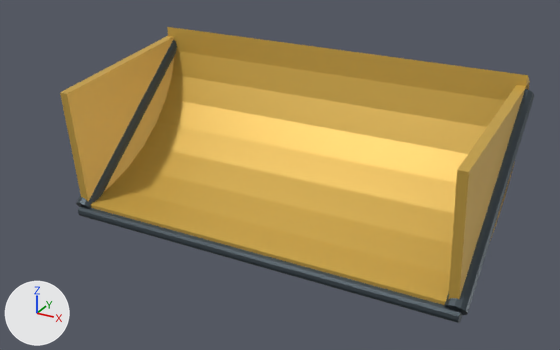
An edit to the glTF model resources/models/parts/crane_kit/grab_jaw_left.glb, drawn before and after from the same camera.
Camera for both pictures: a 50 mm camera at (1.49, -2.37, 1.02) aimed at (0.01, 0.32, -0.32). Every picture has the same lights, and +X, +Y and +Z are marked at lower left. The picture after the commit comes second. Vertices at exactly the same position are counted once.

In view in the first picture: 'grab_jaw_left'.
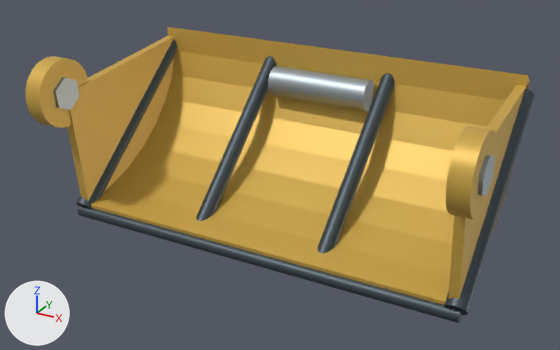
Changed parts and their boxes [x1, y1, x2, y2] in the pictures (560 x 350 px):
```json
{"object": "grab_jaw_left", "change": "reshaped", "before": [60, 27, 534, 323], "after": [25, 27, 534, 323], "on screen": "7% wider"}
{"part": 1, "of": "me_pan_001", "change": "added", "after": [25, 56, 88, 128]}
{"part": 2, "of": "me_pan_001", "change": "added", "after": [446, 126, 497, 220]}
{"part": 3, "of": "me_pan_001", "change": "added", "after": [53, 77, 80, 110]}
{"part": 4, "of": "me_pan_001", "change": "added", "after": [478, 155, 495, 196]}
{"part": 5, "of": "me_pan_001", "change": "added", "after": [268, 66, 374, 111]}
{"part": 6, "of": "me_pan_001", "change": "added", "after": [196, 56, 276, 221]}
{"part": 7, "of": "me_pan_001", "change": "added", "after": [318, 73, 395, 253]}
{"part": 8, "of": "me_pan_001", "change": "built on", "before": [76, 40, 534, 323], "after": [76, 40, 534, 323]}
```

Scene script edits in JSON lines:
```json
{"op": "add", "block": "mat_fixed_pinsteel", "code": ["mat_fixed_pinsteel = principled_material('Fixed_PinSteel')", "mat_fixed_pinsteel.base_color = (0.38, 0.43, 0.46)  # grey #a6afb5", "mat_fixed_pinsteel.metallic = 0.8", "mat_fixed_pinsteel.roughness = 0.48"]}
{"block": "me_pan_001", "where": "# used by ob_grab_jaw_left; location = (0.0, 0.0, 0.0)"}
{"op": "remove", "block": "me_pan_001", "code": "me_pan_001.from_pydata(...)  # 130 vertices, 272 faces; spans x -0.94..0.94, y 0.0..0.85, z -0.62..0.13"}
{"op": "add", "block": "me_pan_001", "code": "me_pan_001.from_pydata(...)  # 594 vertices, 1172 faces; spans x -0.96..0.96, y -0.15..0.85, z -0.62..0.15"}
{"block": "me_pan_001", "change": "me_pan_001 part 1: a new loose piece, a 32-sided cylinder along x spanning x -0.95..-0.87, y -0.149..0.149, z -0.149..0.149, in mat_warm_white_painted_steel (yellow #d4ad4d)"}
{"block": "me_pan_001", "change": "me_pan_001 part 2: a new loose piece, a 32-sided cylinder along x spanning x 0.87..0.95, y -0.149..0.149, z -0.149..0.149, in mat_warm_white_painted_steel (yellow #d4ad4d)"}
{"block": "me_pan_001", "change": "me_pan_001 part 3: a new loose piece, a 6-sided cylinder along x spanning x -0.96..-0.85, y -0.07..0.07, z -0.07..0.07, in mat_fixed_pinsteel (grey #a6afb5)"}
{"block": "me_pan_001", "change": "me_pan_001 part 4: a new loose piece, a 6-sided cylinder along x spanning x 0.85..0.96, y -0.07..0.07, z -0.07..0.07, in mat_fixed_pinsteel (grey #a6afb5)"}
{"block": "me_pan_001", "change": "me_pan_001 part 5: a new loose piece, a 32-sided cylinder along x spanning x -0.24..0.24, y 0.66..0.8, z -0.11..0.03, in mat_fixed_pinsteel (grey #a6afb5)"}
{"block": "me_pan_001", "change": "me_pan_001 part 6: a new loose piece of 64 vertices spanning x -0.34..-0.27, y 0.14..0.84, z -0.59..0.06, in mat_fixed_darksteel (greyish blue #485259)"}
{"block": "me_pan_001", "change": "me_pan_001 part 7: a new loose piece of 64 vertices spanning x 0.27..0.34, y 0.14..0.84, z -0.59..0.06, in mat_fixed_darksteel (greyish blue #485259)"}
{"block": "me_pan_001", "change": "me_pan_001 part 8"}
{"block": "me_pan_001", "change": "16 vertices are removed from x -0.93..0.93, y 0.04..0.82, z -0.59..0.07"}
{"block": "me_pan_001", "change": "124 faces are deleted"}
{"block": "me_pan_001", "change": "2 vertices move within x -0.91..0.91, y 0.07, z -0.57"}
{"block": "me_pan_001", "change": "106 vertices are added at x -0.93..0.93, y 0.03..0.83, z -0.62..0.08"}
{"block": "me_pan_001", "change": "14 new vertices lie (0.0, -0.74, -0.62) away from vertices in x -0.93..0.93, y 0.81..0.82, z 0.02..0.04"}
{"block": "me_pan_001", "change": "10 new vertices lie (0.0, 0.74, 0.62) away from vertices in x -0.93..0.93, y 0.05..0.09, z -0.61..-0.57"}
{"block": "me_pan_001", "change": "6 new vertices lie (0.0, 0.74, 0.62) away from vertices in x -0.92..0.92, y 0.04..0.08, z -0.6..-0.55"}
{"block": "me_pan_001", "change": "364 new faces join them, mat_fixed_darksteel (greyish blue #485259)"}
{"op": "add", "block": "me_pan_001", "code": "me_pan_001.materials.append(mat_fixed_pinsteel)  # grey #a6afb5"}
```
